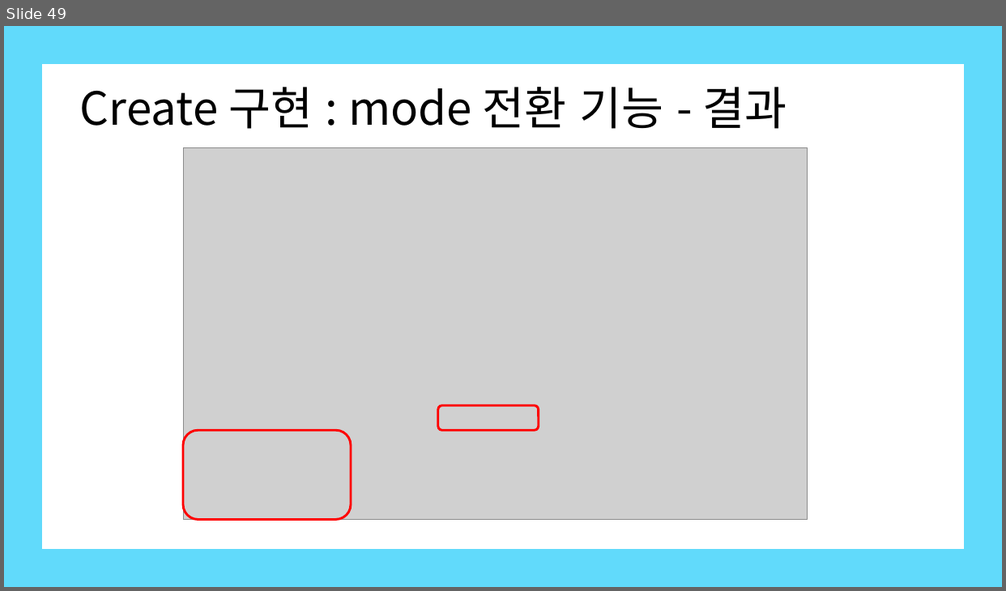
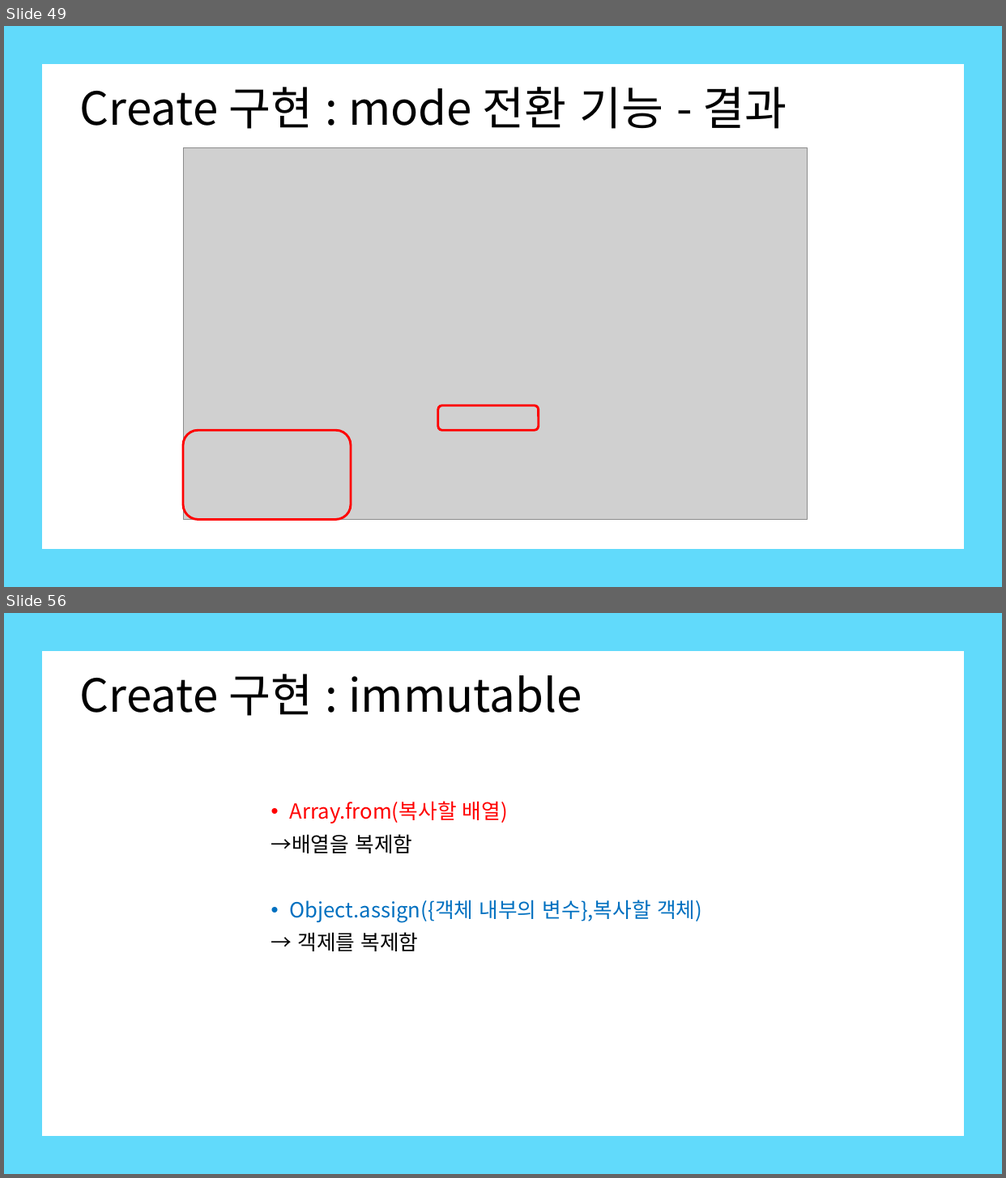
Before and after one commit to Kim-Ha-Jeong/ReactStudy, a slide deck: 생활코딩 - react.pptx. Shown one above the other, each under a label of ours: slide 49 before the commit, slides 49 and 56 after it; the slides between them are not shown. The pictures are 1006x591 and 1006x1178 pixels, drawn with LibreOffice and Linux fonts; fonts in the diff are those of the drawing; grey boxes stand for pictures. Boxes give left, top, right and bottom in pixels: in the first picture for what was removed or moved away, otherwise in the second. Text is boxed around its words. In the diff, an @@ line names an element or a change of style, - is before the commit and + after.

```diff
--- a/생활코딩 - react.pptx
+++ b/생활코딩 - react.pptx
@@ slide 56 added at (4, 613, 1002, 1174), background #FFFFFF @@
@@ title added at (80, 674, 582, 716), 44 pt, text #000000 @@
+Create 구현 : immutable
@@ text added at (271, 801, 702, 952), 20 pt, text #0070C0 @@
+• Array.from(복사할 배열)
+→배열을 복제함
+• Object.assign({객체 내부의 변수},복사할 객체)
+→ 객제를 복제함
@@ group added at (4, 613, 1002, 1174): 4 rectangles @@
```
Also in this commit, not shown: 16 other slides added, 4 other files.
